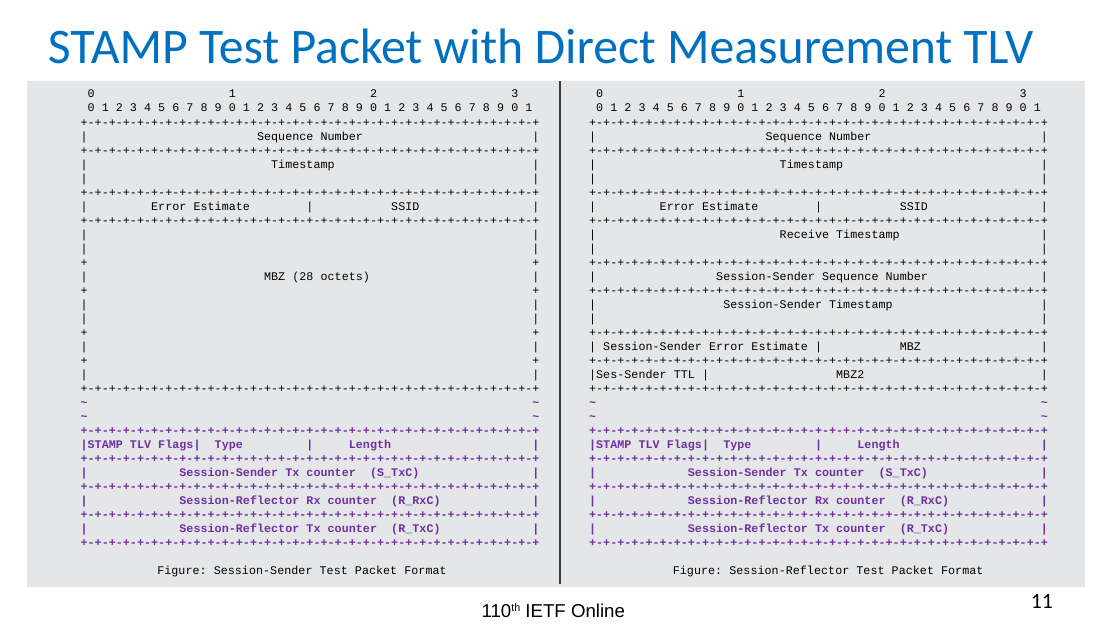
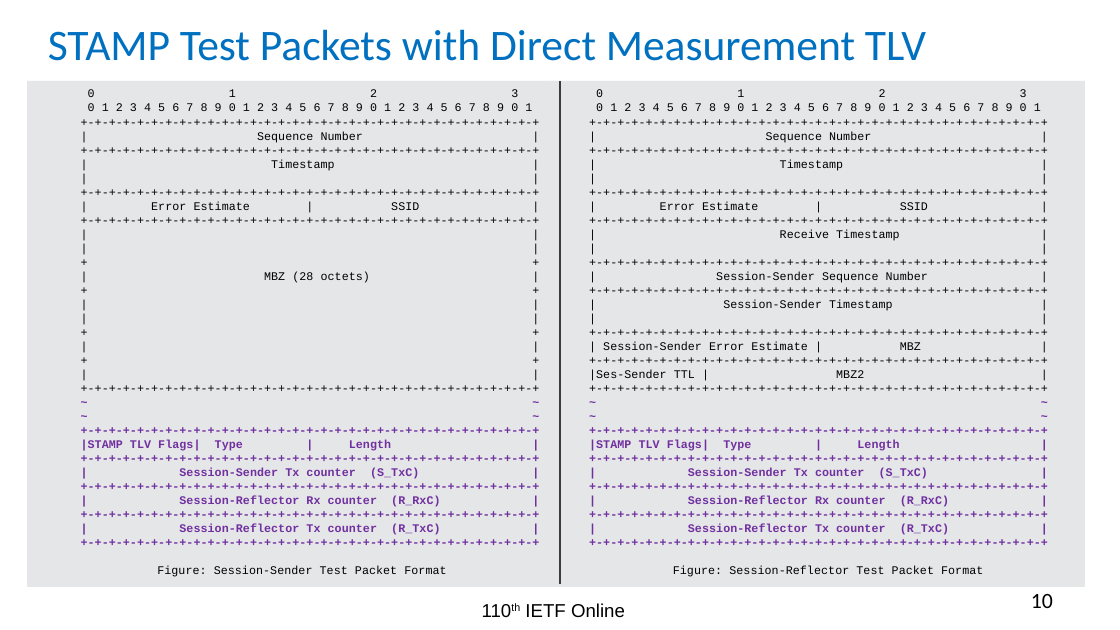
Before and after one commit to rakgandhi/ietf-slides, a slide deck: slide 10 of draft-gandhi-ippm-simple-direct-loss-00.pptx (slide 11 before the commit). Drawn at 1120x630 pixels with LibreOffice and Linux fonts; fonts in the diff are those of the drawing. Boxes give left, top, right and bottom in pixels: in the first picture for what was removed or moved away, otherwise in the second. Text is boxed around its words. In the diff, an @@ line names an element or a change of style, - is before the commit and + after.

```diff
--- a/draft-gandhi-ippm-simple-direct-loss-00.pptx
+++ b/draft-gandhi-ippm-simple-direct-loss-00.pptx
@@ title at (x1=48, y1=29, x2=926, y2=61): text changed; size 32 to 28 pt @@
-STAMP Test Packet with Direct Measurement TLV
+STAMP Test Packets with Direct Measurement TLV
@@ page number at (x1=1031, y1=594, x2=1053, y2=608): text changed @@
-11
+10
```
Also in this commit, not shown: 1 other slide changed, 1 slide added, 1 other file.
